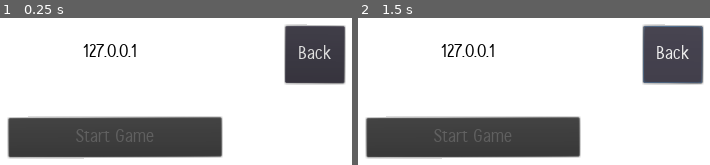
Above: before the commit, frames 1-2 (left to right).
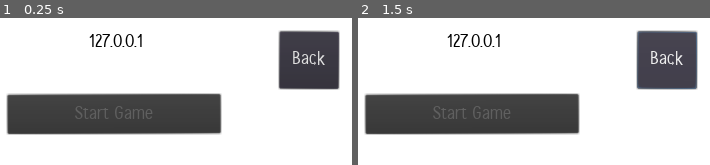
Above: after the commit, the same moments.

Repository: brennanho/Trio
Game: Godot game, scene res://Lobby.tscn
The game is run twice, just before and just after one commit, with the same random seed, the same clock (stepped at 60 frames per second) and the same inputs. This scene is started directly instead of the project's main scene.
Inputs:
- Up to frame 1 (0.25 s): no input
- Up to frame 2 (1.5 s): tap Enter at 0.5 s; click "Back" at 1.25 s

The runs differ from the first frame. In frame 1, 26% of the frame differs, in the area x 1-99%, y 4-96%; in frame 2, 26%.
Error before the commit: Invalid get index '-1' (on base: 'Array'). (res://scripts/global.gd:26)
Error after the commit: Invalid type in function 'change_scene' in base 'SceneTree'. Cannot convert argument 1 from Nil to String. (res://scripts/back.gd:5)

Commit message:
Frustrating upnp

Diff:
--- a/Lobby.tscn
+++ b/Lobby.tscn
@@ -24,17 +24,17 @@
 [node name="Lobby" type="Control"]
 anchor_right = 1.0
 anchor_bottom = 1.0
-margin_left = 113.0
-margin_top = 448.0
-margin_right = -590.0
-margin_bottom = 448.0
+margin_left = 3.05054
+margin_top = 1019.0
+margin_right = 421.051
+margin_bottom = 592.0
 rect_rotation = 270.0
 
 [node name="Lobby" type="VBoxContainer" parent="."]
-margin_left = 316.0
-margin_top = 39.0
-margin_right = 589.0
-margin_bottom = 615.0
+margin_left = 916.81
+margin_top = 147.679
+margin_right = 1189.81
+margin_bottom = 723.679
 rect_rotation = 89.8098
 script = ExtResource( 1 )
 
@@ -49,20 +49,20 @@
 script = ExtResource( 3 )
 
 [node name="Back" type="Button" parent="."]
-margin_left = 434.0
-margin_top = 394.0
-margin_right = 510.0
-margin_bottom = 467.0
+margin_left = 997.9
+margin_top = 496.527
+margin_right = 1073.9
+margin_bottom = 569.527
 rect_rotation = 90.3369
 custom_fonts/font = SubResource( 2 )
 text = "Back"
 script = ExtResource( 4 )
 
 [node name="Room_Name" type="Label" parent="."]
-margin_left = 413.208
-margin_top = 80.9508
-margin_right = 588.208
-margin_bottom = 136.951
+margin_left = 997.614
+margin_top = 199.883
+margin_right = 1172.61
+margin_bottom = 255.883
 rect_rotation = 89.9868
 custom_fonts/font = SubResource( 3 )
 custom_colors/font_color = Color( 0, 0, 0, 1 )
--- a/Main.tscn
+++ b/Main.tscn
@@ -1,12 +1,17 @@
-[gd_scene load_steps=8 format=2]
+[gd_scene load_steps=9 format=2]
 
 [ext_resource path="res://scripts/node_client.gd" type="Script" id=1]
-[ext_resource path="res://Menu_Sprites/background.png" type="Texture" id=2]
-[ext_resource path="res://Menu_Sprites/SET_THE_RIPOFF.png" type="Texture" id=3]
-[ext_resource path="res://Shaders/main_menu_button.tres" type="Material" id=4]
-[ext_resource path="res://Menu_Sprites/CREATE_GAME.png" type="Texture" id=5]
-[ext_resource path="res://scripts/button.gd" type="Script" id=6]
-[ext_resource path="res://Menu_Sprites/JOIN_GAME.png" type="Texture" id=7]
+[ext_resource path="res://Menu_Sprites/SET_THE_RIPOFF.png" type="Texture" id=2]
+[ext_resource path="res://Shaders/main_menu_button.tres" type="Material" id=3]
+[ext_resource path="res://Menu_Sprites/CREATE_GAME.png" type="Texture" id=4]
+[ext_resource path="res://scripts/button.gd" type="Script" id=5]
+[ext_resource path="res://Menu_Sprites/JOIN_GAME.png" type="Texture" id=6]
+[ext_resource path="res://fonts/CallingCards_Bold_sample.ttf" type="DynamicFontData" id=7]
+
+[sub_resource type="DynamicFont" id=1]
+
+size = 45
+font_data = ExtResource( 7 )
 
 [node name="Menu" type="Container"]
 anchor_right = 1.0
@@ -18,49 +23,45 @@
 
 [node name="HTTPRequest" type="HTTPRequest" parent="."]
 
-[node name="Sprite" type="Sprite" parent="."]
-position = Vector2( 455.082, 458.871 )
-scale = Vector2( 0.8, 0.8 )
-texture = ExtResource( 2 )
-
 [node name="Title" type="TextureRect" parent="."]
 margin_left = -2.0
 margin_top = 7.0
 margin_right = 599.0
 margin_bottom = 360.0
 rect_clip_content = true
-texture = ExtResource( 3 )
+texture = ExtResource( 2 )
 expand = true
 stretch_mode = 3
 
 [node name="Create_Game" type="TextureButton" parent="."]
 light_mask = 0
-material = ExtResource( 4 )
+material = ExtResource( 3 )
 margin_left = 140.0
 margin_top = 375.0
 margin_right = 429.0
 margin_bottom = 564.0
 rect_rotation = 359.829
-texture_normal = ExtResource( 5 )
+texture_normal = ExtResource( 4 )
 expand = true
-script = ExtResource( 6 )
+script = ExtResource( 5 )
 
 [node name="Join_Game" type="TextureButton" parent="."]
-material = ExtResource( 4 )
+material = ExtResource( 3 )
 margin_left = 139.0
 margin_top = 604.0
 margin_right = 428.0
 margin_bottom = 802.0
 rect_rotation = 360.024
-texture_normal = ExtResource( 7 )
+texture_normal = ExtResource( 6 )
 expand = true
-script = ExtResource( 6 )
+script = ExtResource( 5 )
 
 [node name="LineEdit" type="LineEdit" parent="Join_Game"]
-margin_left = 80.0
-margin_top = 284.0
-margin_right = 217.0
-margin_bottom = 367.0
+margin_left = 38.8816
+margin_top = 260.527
+margin_right = 266.882
+margin_bottom = 343.527
+custom_fonts/font = SubResource( 1 )
 text = "127.0.0.1"
 align = 1
 
--- a/scripts/network.gd
+++ b/scripts/network.gd
@@ -20,6 +20,12 @@
 func _disconnected_from_server(id):
 	print('Client' + str(id) + ' disconnected from Server')
 
+func _connection_error():
+	print('Failed to connect to server')
+
+func _connection_established(pro):
+	print('Success with protocol', pro)
+
 # EXECUTED ON SERVER SIDE
 func _client_connected(id):
 	print('Client ' + str(id) + ' has joined')
@@ -31,16 +37,34 @@
 
 func init_port_mapping():
 	var upnp = UPNP.new()
-	upnp.discover()
+	upnp.discover(1000, 10, "InternetGatewayDevice")
 	print(upnp.query_external_address())
 	var router = upnp.get_gateway()
 	router.set_igd_our_addr(global.get_host_ip())
-	if upnp.add_port_mapping(ext_port, int_port, "", "TCP", 0) == upnp.UPNP_RESULT_SUCCESS:
+	if router.add_port_mapping(ext_port, int_port, "", "TCP", 0) == upnp.UPNP_RESULT_SUCCESS:
 		print("Port mapping success")
 		return upnp
 
+#func init_websocket_client(ip):
+#	global.peer  = WebSocketClient.new()
+#	var url = "ws://" + ip + ":" + str(int_port)
+#	print(url)
+#	print(global.peer.connect_to_url(url, PoolStringArray(['TCP']),true))
+#	global.peer.connect('connection_established', self, '_connection_established')
+#	global.peer.connect('connection_error', self, '_connection_error')
+#	while global.peer.get_connection_status() == 1:
+#		global.peer.poll()
+#	return global.peer
+#
+#func init_websocket_server():
+#	global.peer = WebSocketServer.new()
+#	print(global.peer.listen(int_port, PoolStringArray(['TCP']), true))
+#	print(global.peer.get_peer_address(1))
+#	global.peer.connect("client_connected", self, "_client_connected")
+#	return global.peer
+
 func init_server():
-	global.upnp = init_port_mapping()
+	#global.upnp = init_port_mapping()
 	global.peer = NetworkedMultiplayerENet.new()
 	global.server_ip = global.get_host_ip()
 	global.peer.create_server(int_port, 5)
@@ -50,11 +74,12 @@
 	get_tree().connect("network_peer_connected",    self, "_client_connected")
 	get_tree().connect("network_peer_disconnected", self, "_client_disconnected")
 	return global.peer
+	#return init_websocket_server()
 
 func init_client(ip):
-	global.upnp = init_port_mapping()
+	#global.upnp = init_port_mapping()
 	global.peer = NetworkedMultiplayerENet.new()
-	global.peer.create_client(ip, ext_port, 0, 0, int_port)
+	global.peer.create_client(ip, int_port, 0, 0, 0)
 	global.peer.set_always_ordered(true)
 	global.peer.transfer_mode = global.peer.TRANSFER_MODE_RELIABLE
 	#while peer.get_connection_status() == 1:
@@ -65,3 +90,4 @@
 	get_tree().connect("connection_succeeded", self,  "_connect_to_server_success")
 	get_tree().connect("server_disconnected",  self,  "_disconnected_from_server")
 	return global.peer
+	#return init_websocket_client(ip)
Not shown, changed: export_presets.cfg
Not shown, added: Set_Wifi_Only.apk
